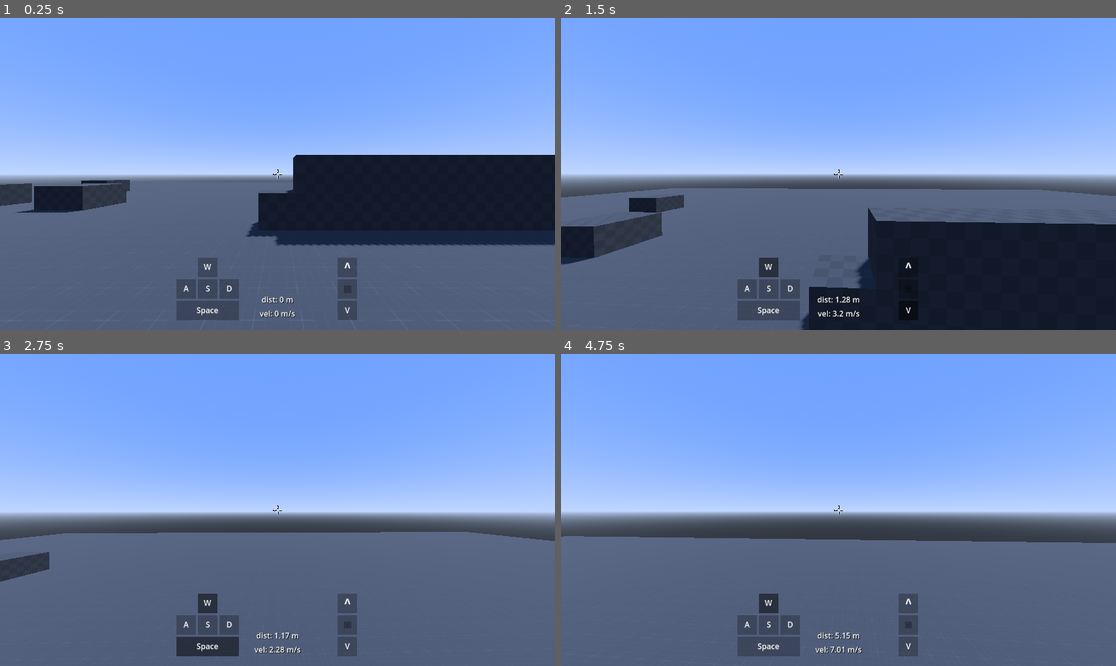
Above: before the commit, frames 1-4 (two rows, left to right).
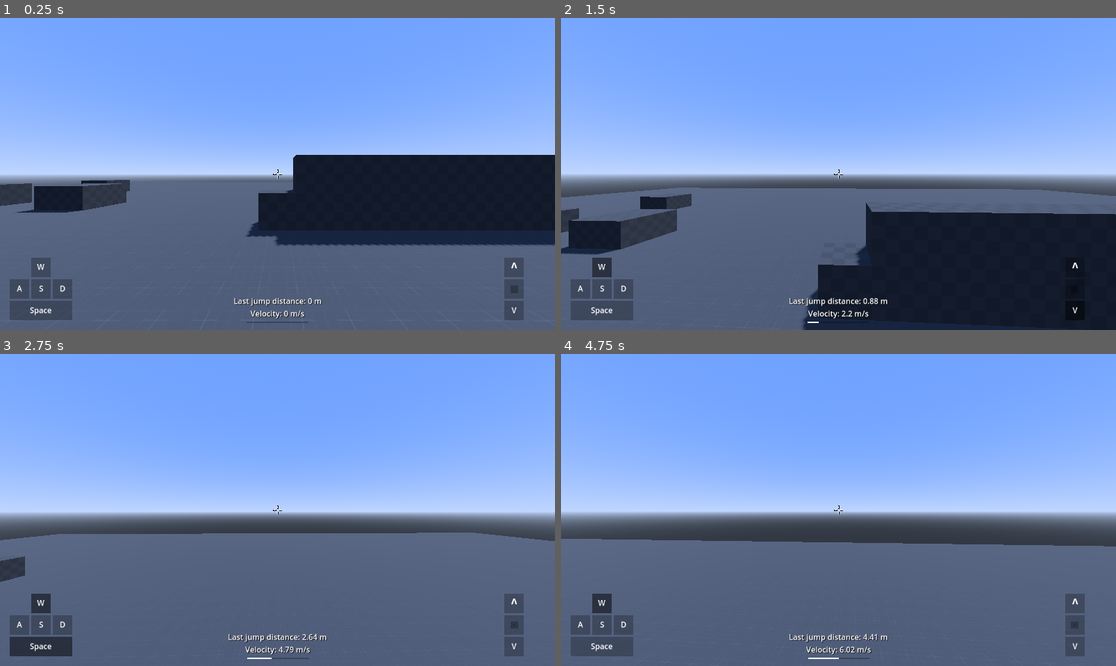
Above: after the commit, the same moments.

Repository: mvahaste/quake-like-movement-gd
Game: Godot game, scene res://Main.tscn
The game is run twice, just before and just after one commit, with the same random seed, the same clock (stepped at 60 frames per second) and the same inputs.
Inputs (mouse positions are in pixels of both pictures, inside the frame that each line leads up to):
- Up to frame 1 (0.25 s): no input
- Up to frame 2 (1.5 s): tap Enter at 0.5 s; move the mouse to (866, 174) at 0.52 s; hold Space (jump) 0.53-1.28 s; hold W (move_forward) from 0.53 s (still down); move the mouse to (810, 174) at 1.27 s; tap Mouse wheel down (scroll_down) at 1.35 s
- Up to frame 3 (2.75 s): keep holding W (move_forward); tap Space (jump) at 1.52, 1.55, 1.82 s; move the mouse to (288, 503) at 2.02 s; hold Space (jump) from 2.03 s (still down); tap Mouse wheel up (scroll_up) at 2.1 s
- Up to frame 4 (4.75 s): keep holding W (move_forward); move the mouse to (832, 516) at 2.77 s; release Space (jump) at 2.78 s; tap Space (jump) at 2.85, 3.02, 3.32, 4.52, 4.55 s; move the mouse to (877, 513) at 3.52 s; hold Space (jump) 3.53-4.28 s; tap Mouse wheel down (scroll_down) at 3.6 s; move the mouse to (794, 506) at 4.27 s; tap Mouse wheel up (scroll_up) at 4.35 s

The runs differ from the first frame. In frame 1, 4.8% of the frame differs, in the area x 1-95%, y 76-98%; in frame 2, 7.2%, in the area x 0-100%, y 54-100%; in frame 3, 5.4%; in frame 4, 5.8%.

Commit message:
*

Diff:
--- a/DebugInfo.gd
+++ b/DebugInfo.gd
@@ -1,9 +1,10 @@
 extends Control
 
 
-@onready var player: CharacterBody3D = $"../../../../Player"
+@onready var player: CharacterBody3D = $"../../../../../Player"
 
-@onready var velocity: Label = $Velocity
+@onready var velocity_label: Label = $Velocity
+@onready var velocity_bar: ProgressBar = $Velocity/Bar
 @onready var jump_distance: Label = $JumpDistance
 @onready var mouse: Control = $Mouse
 @onready var mouse_cursor: ColorRect = $Mouse/Center/MouseCursor
@@ -18,7 +19,8 @@
 
 
 func _physics_process(_delta) -> void:
-	velocity.text = "vel: %s m/s" % (round(Vector3(player.velocity.x, 0, player.velocity.z).length() * 100) / 100)
+	velocity_label.text = "Velocity: %s m/s" % (round(Vector3(player.velocity.x, 0, player.velocity.z).length() * 100) / 100)
+	velocity_bar.value = round(Vector3(player.velocity.x, 0, player.velocity.z).length() * 100) / 100
 
 	mouse_line.set_point_position(1, lerp(mouse_line.points[1], Vector2.ZERO, lerp_return))
 	mouse_cursor.position = lerp(mouse_cursor.position, Vector2(-7.5, -7.5), lerp_return)
@@ -81,4 +83,4 @@
 
 
 func update_jump_distance(jump_point: Vector3) -> void:
-	jump_distance.text = "dist: %s m" % (round(player.position.distance_to(jump_point) * 100) / 100)
+	jump_distance.text = "Last jump distance: %s m" % (round(player.position.distance_to(jump_point) * 100) / 100)
--- a/PlayerController.gd
+++ b/PlayerController.gd
@@ -8,9 +8,9 @@
 @onready var camera: Camera3D = $Head/Camera3D
 
 var v_friction: float = 10
-var v_max_speed: float = 7
+var v_max_speed: float = 6
 var v_max_air_speed: float = 0.1 * v_max_speed
-var v_accel: float = 15 * v_max_speed
+var v_accel: float = 12 * v_max_speed
 var v_gravity: float = 22
 var v_jump_velocity: float = v_gravity / 2.85
 var v_jump_surface_angle_modifier: float = 0.1
--- a/player.tscn
+++ b/player.tscn
@@ -19,6 +19,12 @@
 
 [sub_resource type="LabelSettings" id="LabelSettings_5b4vs"]
 shadow_color = Color(0, 0, 0, 1)
+
+[sub_resource type="StyleBoxFlat" id="StyleBoxFlat_0t5ee"]
+bg_color = Color(0, 0, 0, 0.25098)
+
+[sub_resource type="StyleBoxFlat" id="StyleBoxFlat_fmfv5"]
+bg_color = Color(1, 1, 1, 1)
 
 [node name="Player" type="CharacterBody3D"]
 transform = Transform3D(1, 0, 0, 0, 1, 0, 0, 0, 1, 0, 1, 0)
@@ -52,22 +58,23 @@
 grow_horizontal = 2
 grow_vertical = 2
 
-[node name="DebugInfo" type="Control" parent="Head/HUD"]
-layout_mode = 1
-anchors_preset = 7
-anchor_left = 0.5
-anchor_top = 1.0
-anchor_right = 0.5
-anchor_bottom = 1.0
-offset_left = -210.0
-offset_top = -150.0
-offset_right = 210.0
-offset_bottom = -20.0
-grow_horizontal = 2
-grow_vertical = 0
+[node name="MarginContainer" type="MarginContainer" parent="Head/HUD"]
+layout_mode = 1
+anchors_preset = 15
+anchor_right = 1.0
+anchor_bottom = 1.0
+grow_horizontal = 2
+grow_vertical = 2
+theme_override_constants/margin_left = 20
+theme_override_constants/margin_top = 20
+theme_override_constants/margin_right = 20
+theme_override_constants/margin_bottom = 20
+
+[node name="DebugInfo" type="Control" parent="Head/HUD/MarginContainer"]
+layout_mode = 2
 script = ExtResource("3_be7fx")
 
-[node name="Velocity" type="Label" parent="Head/HUD/DebugInfo"]
+[node name="Velocity" type="Label" parent="Head/HUD/MarginContainer/DebugInfo"]
 layout_mode = 1
 anchors_preset = 7
 anchor_left = 0.5
@@ -81,51 +88,69 @@
 grow_vertical = 0
 size_flags_horizontal = 0
 size_flags_vertical = 0
-text = "0"
+text = "0 m/s"
 label_settings = SubResource("LabelSettings_5b4vs")
 
-[node name="JumpDistance" type="Label" parent="Head/HUD/DebugInfo"]
+[node name="Bar" type="ProgressBar" parent="Head/HUD/MarginContainer/DebugInfo/Velocity"]
 layout_mode = 1
 anchors_preset = 7
 anchor_left = 0.5
 anchor_top = 1.0
 anchor_right = 0.5
 anchor_bottom = 1.0
-offset_left = -5.0
-offset_top = -55.0
-offset_right = 5.0
-offset_bottom = -29.0
+offset_left = -64.0
+offset_top = 2.0
+offset_right = 64.0
+offset_bottom = 6.0
+grow_horizontal = 2
+grow_vertical = 0
+theme_override_styles/background = SubResource("StyleBoxFlat_0t5ee")
+theme_override_styles/fill = SubResource("StyleBoxFlat_fmfv5")
+max_value = 12.0
+value = 7.0
+show_percentage = false
+
+[node name="JumpDistance" type="Label" parent="Head/HUD/MarginContainer/DebugInfo"]
+layout_mode = 1
+anchors_preset = 7
+anchor_left = 0.5
+anchor_top = 1.0
+anchor_right = 0.5
+anchor_bottom = 1.0
+offset_left = -14.5
+offset_top = -52.0
+offset_right = 14.5
+offset_bottom = -26.0
 grow_horizontal = 2
 grow_vertical = 0
 size_flags_horizontal = 0
 size_flags_vertical = 0
-text = "0"
+text = "0 m"
 label_settings = SubResource("LabelSettings_5b4vs")
 
-[node name="Keyboard" type="Control" parent="Head/HUD/DebugInfo"]
-layout_mode = 1
-anchors_preset = 4
-anchor_top = 0.5
-anchor_bottom = 0.5
-offset_top = -65.0
+[node name="Keyboard" type="Control" parent="Head/HUD/MarginContainer/DebugInfo"]
+layout_mode = 1
+anchors_preset = 2
+anchor_top = 1.0
+anchor_bottom = 1.0
+offset_top = -130.0
 offset_right = 130.0
-offset_bottom = 65.0
-grow_vertical = 2
-
-[node name="W" type="Control" parent="Head/HUD/DebugInfo/Keyboard"]
+grow_vertical = 0
+
+[node name="W" type="Control" parent="Head/HUD/MarginContainer/DebugInfo/Keyboard"]
 layout_mode = 1
 anchors_preset = 0
 offset_left = 45.0
 offset_right = 85.0
 offset_bottom = 40.0
 
-[node name="ColorRect" type="ColorRect" parent="Head/HUD/DebugInfo/Keyboard/W"]
+[node name="ColorRect" type="ColorRect" parent="Head/HUD/MarginContainer/DebugInfo/Keyboard/W"]
 layout_mode = 0
 offset_right = 40.0
 offset_bottom = 40.0
 color = Color(0, 0, 0, 0.25098)
 
-[node name="Label" type="Label" parent="Head/HUD/DebugInfo/Keyboard/W"]
+[node name="Label" type="Label" parent="Head/HUD/MarginContainer/DebugInfo/Keyboard/W"]
 layout_mode = 1
 anchors_preset = 8
 anchor_left = 0.5
@@ -140,20 +165,20 @@
 grow_vertical = 2
 text = "W"
 
-[node name="A" type="Control" parent="Head/HUD/DebugInfo/Keyboard"]
+[node name="A" type="Control" parent="Head/HUD/MarginContainer/DebugInfo/Keyboard"]
 layout_mode = 1
 anchors_preset = 0
 offset_top = 45.0
 offset_right = 40.0
 offset_bottom = 85.0
 
-[node name="ColorRect" type="ColorRect" parent="Head/HUD/DebugInfo/Keyboard/A"]
+[node name="ColorRect" type="ColorRect" parent="Head/HUD/MarginContainer/DebugInfo/Keyboard/A"]
 layout_mode = 0
 offset_right = 40.0
 offset_bottom = 40.0
 color = Color(0, 0, 0, 0.25098)
 
-[node name="Label" type="Label" parent="Head/HUD/DebugInfo/Keyboard/A"]
+[node name="Label" type="Label" parent="Head/HUD/MarginContainer/DebugInfo/Keyboard/A"]
 layout_mode = 1
 anchors_preset = 8
 anchor_left = 0.5
@@ -168,7 +193,7 @@
 grow_vertical = 2
 text = "A"
 
-[node name="S" type="Control" parent="Head/HUD/DebugInfo/Keyboard"]
+[node name="S" type="Control" parent="Head/HUD/MarginContainer/DebugInfo/Keyboard"]
 layout_mode = 1
 anchors_preset = 0
 offset_left = 45.0
@@ -176,13 +201,13 @@
 offset_right = 85.0
 offset_bottom = 85.0
 
-[node name="ColorRect" type="ColorRect" parent="Head/HUD/DebugInfo/Keyboard/S"]
+[node name="ColorRect" type="ColorRect" parent="Head/HUD/MarginContainer/DebugInfo/Keyboard/S"]
 layout_mode = 0
 offset_right = 40.0
 offset_bottom = 40.0
 color = Color(0, 0, 0, 0.25098)
 
-[node name="Label" type="Label" parent="Head/HUD/DebugInfo/Keyboard/S"]
+[node name="Label" type="Label" parent="Head/HUD/MarginContainer/DebugInfo/Keyboard/S"]
 layout_mode = 1
 anchors_preset = 8
 anchor_left = 0.5
@@ -197,7 +222,7 @@
 grow_vertical = 2
 text = "S"
 
-[node name="D" type="Control" parent="Head/HUD/DebugInfo/Keyboard"]
+[node name="D" type="Control" parent="Head/HUD/MarginContainer/DebugInfo/Keyboard"]
 layout_mode = 1
 anchors_preset = 0
 offset_left = 90.0
@@ -205,13 +230,13 @@
 offset_right = 130.0
 offset_bottom = 85.0
 
-[node name="ColorRect" type="ColorRect" parent="Head/HUD/DebugInfo/Keyboard/D"]
+[node name="ColorRect" type="ColorRect" parent="Head/HUD/MarginContainer/DebugInfo/Keyboard/D"]
 layout_mode = 0
 offset_right = 40.0
 offset_bottom = 40.0
 color = Color(0, 0, 0, 0.25098)
 
-[node name="Label" type="Label" parent="Head/HUD/DebugInfo/Keyboard/D"]
+[node name="Label" type="Label" parent="Head/HUD/MarginContainer/DebugInfo/Keyboard/D"]
 layout_mode = 1
 anchors_preset = 8
 anchor_left = 0.5
@@ -226,7 +251,7 @@
 grow_vertical = 2
 text = "D"
 
-[node name="Space" type="Control" parent="Head/HUD/DebugInfo/Keyboard"]
+[node name="Space" type="Control" parent="Head/HUD/MarginContainer/DebugInfo/Keyboard"]
 layout_mode = 1
 anchors_preset = 7
 anchor_left = 0.5
@@ -239,7 +264,7 @@
 grow_horizontal = 2
 grow_vertical = 0
 
-[node name="ColorRect" type="ColorRect" parent="Head/HUD/DebugInfo/Keyboard/Space"]
+[node name="ColorRect" type="ColorRect" parent="Head/HUD/MarginContainer/DebugInfo/Keyboard/Space"]
 layout_mode = 1
 anchors_preset = 15
 anchor_right = 1.0
@@ -248,7 +273,7 @@
 grow_vertical = 2
 color = Color(0, 0, 0, 0.25098)
 
-[node name="Label" type="Label" parent="Head/HUD/DebugInfo/Keyboard/Space"]
+[node name="Label" type="Label" parent="Head/HUD/MarginContainer/DebugInfo/Keyboard/Space"]
 layout_mode = 1
 anchors_preset = 8
 anchor_left = 0.5
@@ -263,20 +288,19 @@
 grow_vertical = 2
 text = "Space"
 
-[node name="Mouse" type="Control" parent="Head/HUD/DebugInfo"]
-layout_mode = 1
-anchors_preset = 6
+[node name="Mouse" type="Control" parent="Head/HUD/MarginContainer/DebugInfo"]
+layout_mode = 1
+anchors_preset = 3
 anchor_left = 1.0
-anchor_top = 0.5
+anchor_top = 1.0
 anchor_right = 1.0
-anchor_bottom = 0.5
+anchor_bottom = 1.0
 offset_left = -130.0
-offset_top = -65.0
-offset_bottom = 65.0
+offset_top = -130.0
 grow_horizontal = 0
-grow_vertical = 2
-
-[node name="Up" type="Control" parent="Head/HUD/DebugInfo/Mouse"]
+grow_vertical = 0
+
+[node name="Up" type="Control" parent="Head/HUD/MarginContainer/DebugInfo/Mouse"]
 layout_mode = 1
 anchors_preset = 5
 anchor_left = 0.5
@@ -286,7 +310,7 @@
 offset_bottom = 40.0
 grow_horizontal = 2
 
-[node name="ColorRect" type="ColorRect" parent="Head/HUD/DebugInfo/Mouse/Up"]
+[node name="ColorRect" type="ColorRect" parent="Head/HUD/MarginContainer/DebugInfo/Mouse/Up"]
 layout_mode = 1
 anchors_preset = 8
 anchor_left = 0.5
@@ -301,7 +325,7 @@
 grow_vertical = 2
 color = Color(0, 0, 0, 0.25098)
 
-[node name="Label" type="Label" parent="Head/HUD/DebugInfo/Mouse/Up"]
+[node name="Label" type="Label" parent="Head/HUD/MarginContainer/DebugInfo/Mouse/Up"]
 layout_mode = 1
 anchors_preset = 8
 anchor_left = 0.5
@@ -316,7 +340,7 @@
 grow_vertical = 2
 text = "Ʌ"
 
-[node name="Down" type="Control" parent="Head/HUD/DebugInfo/Mouse"]
+[node name="Down" type="Control" parent="Head/HUD/MarginContainer/DebugInfo/Mouse"]
 layout_mode = 1
 anchors_preset = 7
 anchor_left = 0.5
@@ -329,7 +353,7 @@
 grow_horizontal = 2
 grow_vertical = 0
 
-[node name="ColorRect" type="ColorRect" parent="Head/HUD/DebugInfo/Mouse/Down"]
+[node name="ColorRect" type="ColorRect" parent="Head/HUD/MarginContainer/DebugInfo/Mouse/Down"]
 layout_mode = 1
 anchors_preset = 15
 anchor_right = 1.0
@@ -338,7 +362,7 @@
 grow_vertical = 2
 color = Color(0, 0, 0, 0.25098)
 
-[node name="Label" type="Label" parent="Head/HUD/DebugInfo/Mouse/Down"]
+[node name="Label" type="Label" parent="Head/HUD/MarginContainer/DebugInfo/Mouse/Down"]
 layout_mode = 1
 anchors_preset = 8
 anchor_left = 0.5
@@ -353,17 +377,17 @@
 grow_vertical = 2
 text = "V"
 
-[node name="Center" type="Control" parent="Head/HUD/DebugInfo/Mouse"]
-layout_mode = 1
-anchors_preset = 8
-anchor_left = 0.5
-anchor_top = 0.5
-anchor_right = 0.5
-anchor_bottom = 0.5
-grow_horizontal = 2
-grow_vertical = 2
-
-[node name="MouseBase" type="ColorRect" parent="Head/HUD/DebugInfo/Mouse/Center"]
+[node name="Center" type="Control" parent="Head/HUD/MarginContainer/DebugInfo/Mouse"]
+layout_mode = 1
+anchors_preset = 8
+anchor_left = 0.5
+anchor_top = 0.5
+anchor_right = 0.5
+anchor_bottom = 0.5
+grow_horizontal = 2
+grow_vertical = 2
+
+[node name="MouseBase" type="ColorRect" parent="Head/HUD/MarginContainer/DebugInfo/Mouse/Center"]
 layout_mode = 1
 anchors_preset = 8
 anchor_left = 0.5
@@ -378,7 +402,7 @@
 grow_vertical = 2
 color = Color(0, 0, 0, 0.25098)
 
-[node name="MouseCursor" type="ColorRect" parent="Head/HUD/DebugInfo/Mouse/Center"]
+[node name="MouseCursor" type="ColorRect" parent="Head/HUD/MarginContainer/DebugInfo/Mouse/Center"]
 layout_mode = 1
 anchors_preset = 8
 anchor_left = 0.5
@@ -393,7 +417,7 @@
 grow_vertical = 2
 color = Color(0, 0, 0, 0.25098)
 
-[node name="Line2D" type="Line2D" parent="Head/HUD/DebugInfo/Mouse/Center"]
+[node name="Line2D" type="Line2D" parent="Head/HUD/MarginContainer/DebugInfo/Mouse/Center"]
 points = PackedVector2Array(0, 0, 0, 0)
 width = 3.0
 default_color = Color(0, 0, 0, 0.25098)
Not shown: 1 places in player.tscn that only renumber resources
